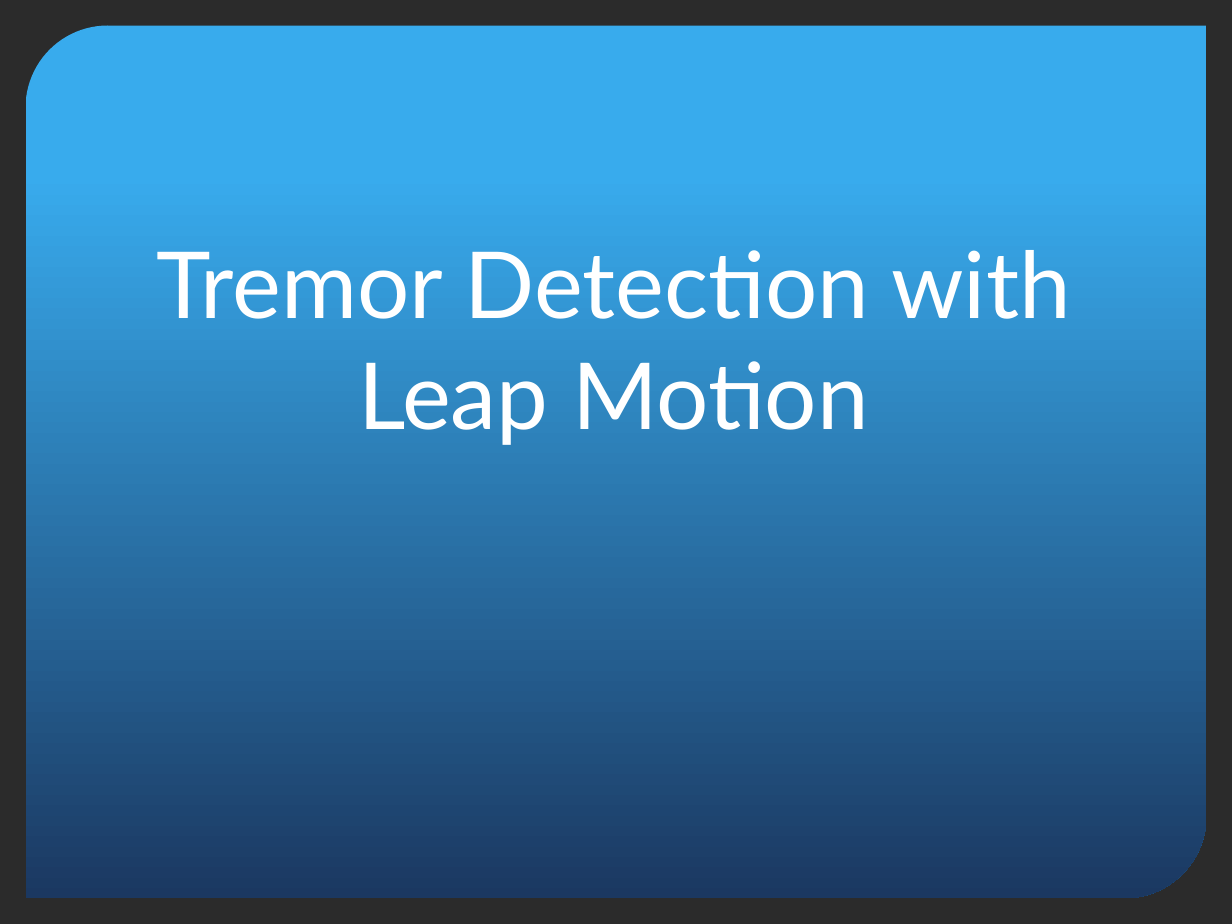
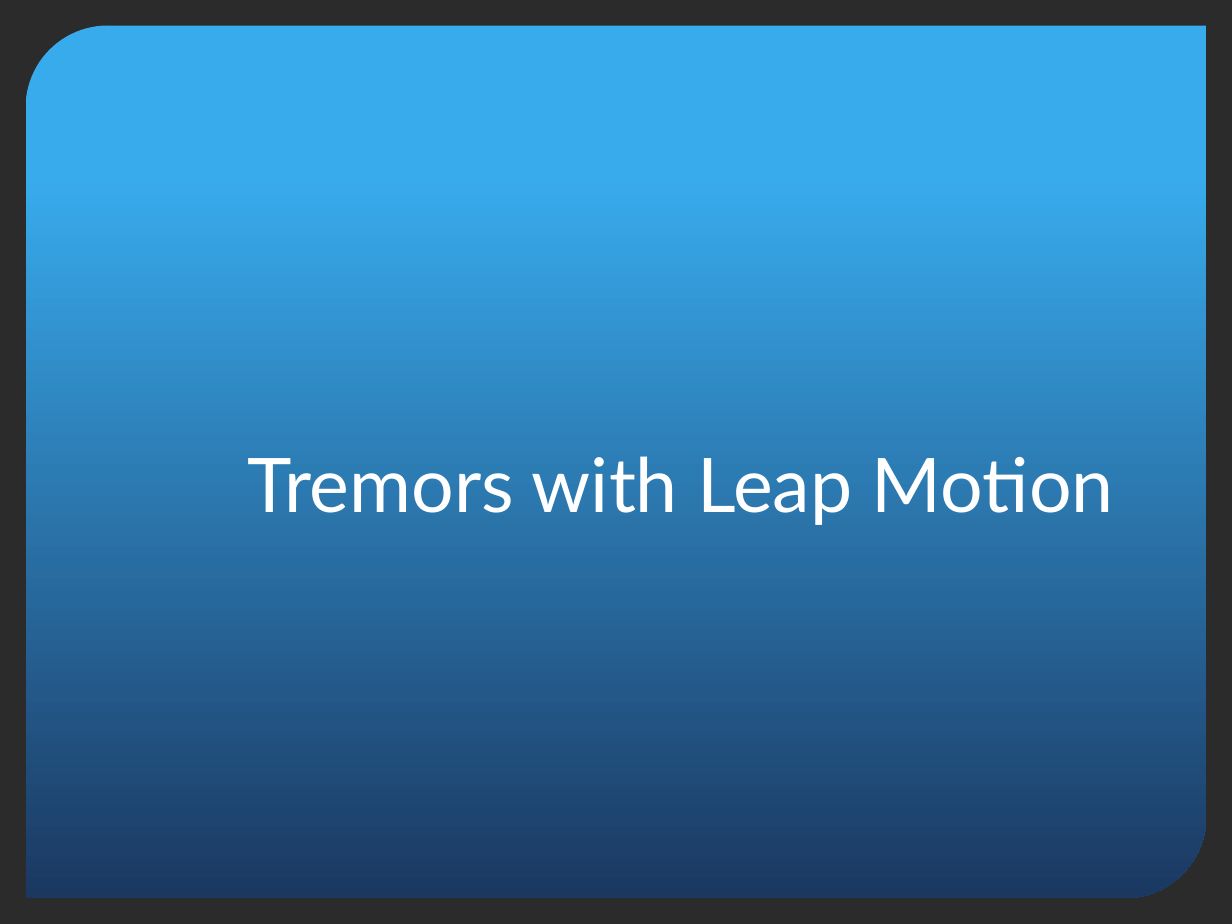
Before and after one commit to ngokylan/Leap-Motion, a slide deck: slide 1 of Final Submission/Appendices/19 - Presentations/Week 12.pptx. Drawn at 1232x924 pixels with LibreOffice and Linux fonts; fonts in the diff are those of the drawing; background and template pictures are left out; a plain dark background stands for a picture behind light text. Boxes give left, top, right and bottom in pixels: in the first picture for what was removed or moved away, otherwise in the second. Text is boxed around its words. In the diff, an @@ line names an element or a change of style, - is before the commit and + after.

```diff
--- a/Final Submission/Appendices/19 - Presentations/Week 12.pptx
+++ b/Final Submission/Appendices/19 - Presentations/Week 12.pptx
@@ title at box(248, 456, 1114, 525): text changed; size 54 to 44 pt @@
-Tremor Detection with Leap Motion
+Tremors with Leap Motion
```
Also in this commit, not shown: 3 other slides changed, 3 slides removed, 3 other files.
